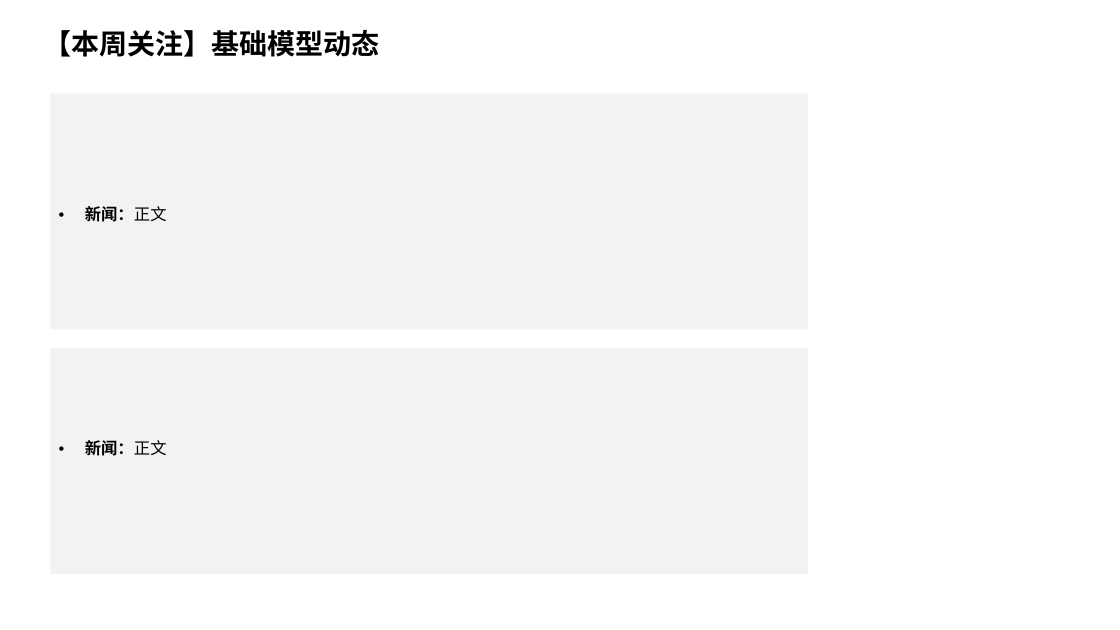
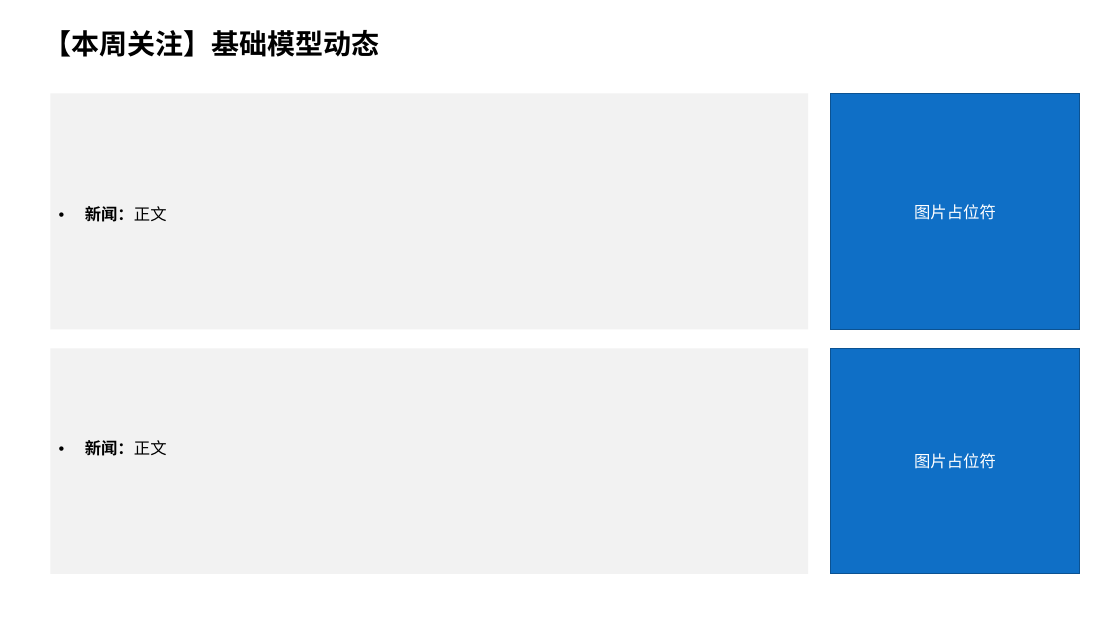
Before and after one commit to jiaqizhao0226-byte/ai-weekly-report-generator, a slide deck: slide 2 of AI周报模板.pptx. Drawn at 1120x630 pixels with LibreOffice and Linux fonts; fonts in the diff are those of the drawing; background and template pictures are left out. Boxes give left, top, right and bottom in pixels: in the first picture for what was removed or moved away, otherwise in the second. Text is boxed around its words. In the diff, an @@ line names an element or a change of style, - is before the commit and + after.

```diff
--- a/AI周报模板.pptx
+++ b/AI周报模板.pptx
@@ rectangle added at [831, 93, 1080, 329], fill #0F6FC6, outline #0B5292 1 pt, 14 pt, text #FFFFFF @@
+图片占位符
@@ rectangle added at [831, 349, 1080, 574], fill #0F6FC6, outline #0B5292 1 pt, 14 pt, text #FFFFFF @@
+图片占位符
```
Also in this commit, not shown: 8 other slides changed, 3 slides added, 1 other file.
